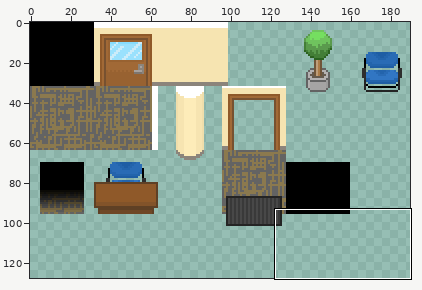
Sprite sheet -- assets/tilemaps/tiles/risky_tileset.png. Above: a wide view before the commit, with the close-up outlined.
Close-up. Before:
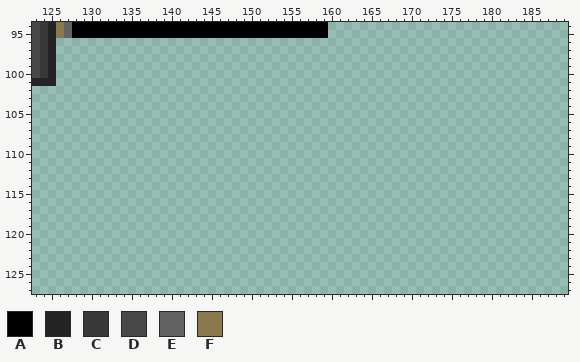
The file is 192x128 pixels. Colours within 5 levels of each other are drawn and written as one. Shown: x 123..189, y 94..127. The wide view leaves out empty margins. The commit also changed other parts of the picture, which this record leaves out.
Palette (. is transparent): A #000000  B #242424  C #393939  D #484848  E #636363  F #8b794e
Pixels before, first column x 123:
 94 DCBFEAAAAAAAAAAAAAAAAAAAAAAAAAAAAAAAA
 95 DCBFEAAAAAAAAAAAAAAAAAAAAAAAAAAAAAAAA
 96 DCB..................................
 97 DCB..................................
 98 DCB..................................
 99 DCB..................................
100 DCB..................................
101 BBB..................................
And afterwards:
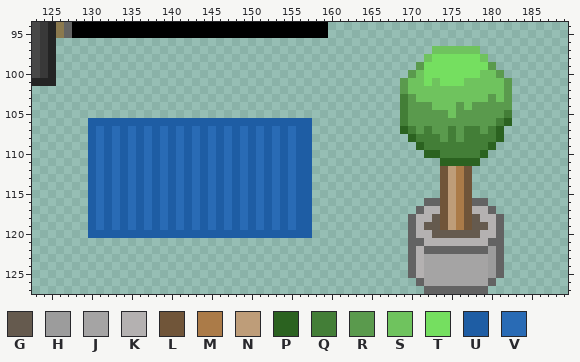
Colours new in this view: G #655a4e  H #9c9c9c  J #a5a4a4  K #b4b1b1  L #705539  M #ab7b48  N #be9d79  P #2b6220  Q #437e37  R #5a9a4d  S #6fc35e  T #75df60  U #1e5da4  V #296bb5
Change:
Changed rows in their new state; - is an unchanged pixel.
first column x 130:
 97 -------------------------------------------SSSSSS----
 98 ------------------------------------------STTTTTTS---
 99 -----------------------------------------RTTTTTTTTR--
100 ----------------------------------------RSTTTTTTTSSR-
101 ---------------------------------------RSSTSTTTSSSSSR
102 ---------------------------------------RSSSSSSSSSSSSR
103 ---------------------------------------QRSSSSSSSSSRSR
104 ---------------------------------------QRRRSSSRSRRRRR
105 ---------------------------------------QRRRRRSRRRRRRQ
106 UUUUUUUUUUUUUUUUUUUUUUUUUUUU-----------QRRRRRRRRRRRQP
107 UVUVUVUVUVUVUVUVUVUVUVUVUVUU-----------PQRQRRQRQQRQP-
108 UVUVUVUVUVUVUVUVUVUVUVUVUVUU------------PQQQRQRQQQQP-
109 UVUVUVUVUVUVUVUVUVUVUVUVUVUU-------------PQQQQQQQQP--
110 UVUVUVUVUVUVUVUVUVUVUVUVUVUU--------------PPQQQQQP---
111 UVUVUVUVUVUVUVUVUVUVUVUVUVUU----------------PPPPP----
112 UVUVUVUVUVUVUVUVUVUVUVUVUVUU----------------LNML-----
113 UVUVUVUVUVUVUVUVUVUVUVUVUVUU----------------LNML-----
114 UVUVUVUVUVUVUVUVUVUVUVUVUVUU----------------LNML-----
115 UVUVUVUVUVUVUVUVUVUVUVUVUVUU----------------LNML-----
116 UVUVUVUVUVUVUVUVUVUVUVUVUVUU--------------EELNMLEE---
117 UVUVUVUVUVUVUVUVUVUVUVUVUVUU-------------EKKLNMLKKE--
118 UVUVUVUVUVUVUVUVUVUVUVUVUVUU------------EKKGLNMLGKKE-
119 UVUVUVUVUVUVUVUVUVUVUVUVUVUU------------EKGGLNMLGGKE-
120 UUUUUUUUUUUUUUUUUUUUUUUUUUUU------------EKKGGGGGGKKE-
121 ----------------------------------------EEKKKKKKKKEE-
122 ----------------------------------------EKEEEEEEEEHE-
123 ----------------------------------------EKJJJJJJJJHE-
124 ----------------------------------------EKJJJJJJJJHE-
125 ----------------------------------------EKJJJJJJJJHE-
126 -----------------------------------------EJJJJJJJJE--
127 ------------------------------------------EEEEEEEE---
Pixel boxes of the changes (left, top, right, bottom) in both close-ups:
added: (400, 46, 512, 294)
added: (88, 118, 312, 238)
